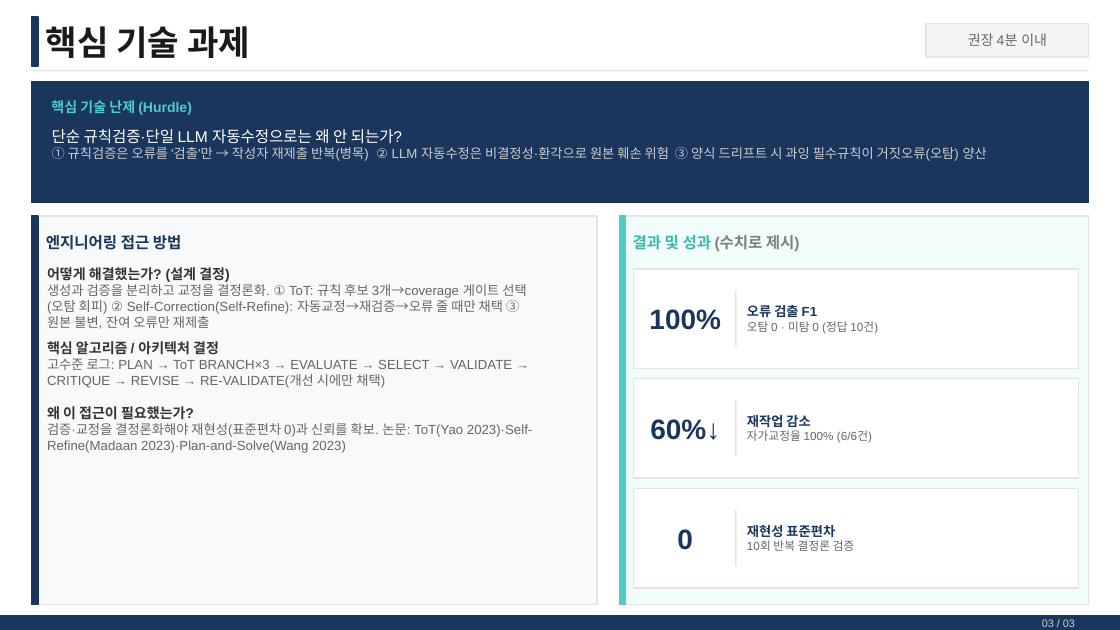
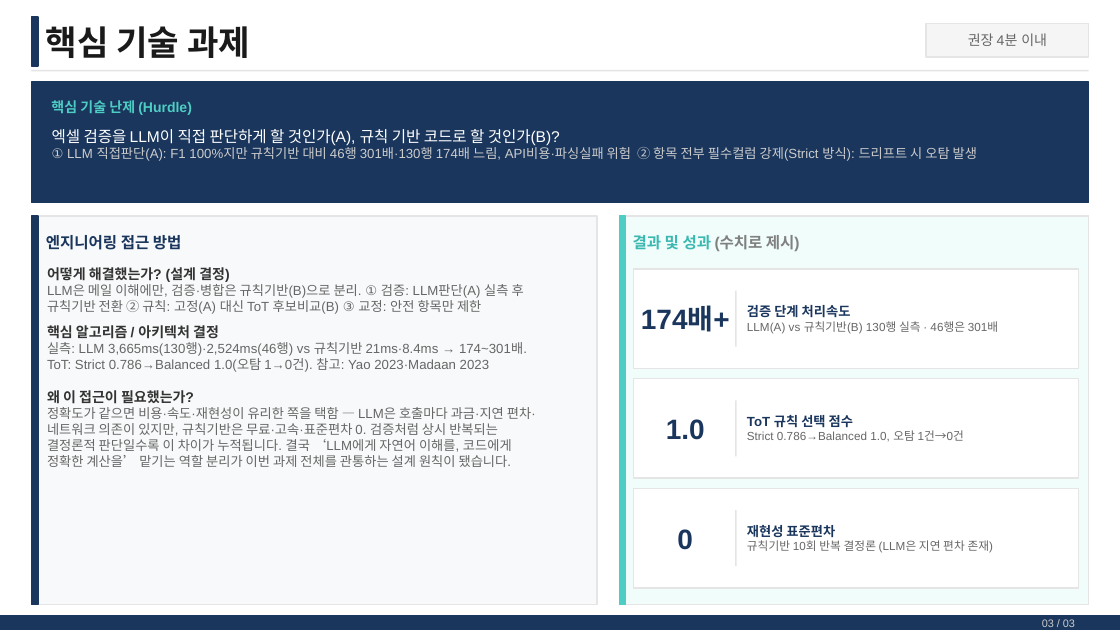
Before and after one commit to PinokioLee/smart-collect-assistant, a slide deck: slide 4 of presentation/AI_Master_최종발표_이형진_08079.pptx. Drawn at 1120x630 pixels with LibreOffice and Linux fonts; fonts in the diff are those of the drawing. Boxes give left, top, right and bottom in pixels: in the first picture for what was removed or moved away, otherwise in the second. Text is boxed around its words. In the diff, an @@ line names an element or a change of style, - is before the commit and + after.

```diff
--- a/presentation/AI_Master_최종발표_이형진_08079.pptx
+++ b/presentation/AI_Master_최종발표_이형진_08079.pptx
@@ text at bbox=[52, 129, 977, 161]: text changed @@
-단순 규칙검증·단일 LLM 자동수정으로는 왜 안 되는가?
-① 규칙검증은 오류를 '검출'만 → 작성자 재제출 반복(병목) ② LLM 자동수정은 비결정성·환각으로 원본 훼손 위험 ③ 양식 드리프트 시 과잉 필수규칙이 거짓오류(오탐) 양산
+엑셀 검증을 LLM이 직접 판단하게 할 것인가(A), 규칙 기반 코드로 할 것인가(B)?
+① LLM 직접판단(A): F1 100%지만 규칙기반 대비 46행 301배·130행 174배 느림, API비용·파싱실패 위험 ② 항목 전부 필수컬럼 강제(Strict 방식): 드리프트 시 오탐 발생
@@ text at bbox=[47, 281, 524, 314]: text changed @@
-생성과 검증을 분리하고 교정을 결정론화. ① ToT: 규칙 후보 3개→coverage 게이트 선택(오탐 회피) ② Self-Correction(Self-Refine): 자동교정→재검증→오류 줄 때만 채택 ③ 원본 불변, 잔여 오류만 재제출
+LLM은 메일 이해에만, 검증·병합은 규칙기반(B)으로 분리. ① 검증: LLM판단(A) 실측 후 규칙기반 전환 ② 규칙: 고정(A) 대신 ToT 후보비교(B) ③ 교정: 안전 항목만 제한
@@ text at bbox=[641, 308, 730, 332]: text changed @@
-100%
+174배+
@@ text at bbox=[747, 305, 998, 334]: text changed @@
-오류 검출 F1
-오탐 0 · 미탐 0 (정답 10건)
+검증 단계 처리속도
+LLM(A) vs 규칙기반(B) 130행 실측 · 46행은 301배
@@ text at bbox=[47, 342, 527, 372]: text changed @@
-고수준 로그: PLAN → ToT BRANCH×3 → EVALUATE → SELECT → VALIDATE → CRITIQUE → REVISE → RE-VALIDATE(개선 시에만 채택)
+실측: LLM 3,665ms(130행)·2,524ms(46행) vs 규칙기반 21ms·8.4ms → 174~301배. ToT: Strict 0.786→Balanced 1.0(오탐 1→0건). 참고: Yao 2023·Madaan 2023
@@ text at bbox=[47, 407, 536, 467]: text changed @@
-검증·교정을 결정론화해야 재현성(표준편차 0)과 신뢰를 확보. 논문: ToT(Yao 2023)·Self-Refine(Madaan 2023)·Plan-and-Solve(Wang 2023)
+정확도가 같으면 비용·속도·재현성이 유리한 쪽을 택함 — LLM은 호출마다 과금·지연 편차·네트워크 의존이 있지만, 규칙기반은 무료·고속·표준편차 0. 검증처럼 상시 반복되는 결정론적 판단일수록 이 차이가 누적됩니다. 결국 ‘LLM에게 자연어 이해를, 코드에게 정확한 계산을’ 맡기는 역할 분리가 이번 과제 전체를 관통하는 설계 원칙이 됐습니다.
@@ text at bbox=[666, 419, 705, 440]: text changed @@
-60%↓
+1.0
@@ text at bbox=[747, 415, 964, 441]: text changed @@
-재작업 감소
-자가교정율 100% (6/6건)
+ToT 규칙 선택 점수
+Strict 0.786→Balanced 1.0, 오탐 1건→0건
@@ text at bbox=[747, 540, 994, 553]: text changed @@
-10회 반복 결정론 검증
+규칙기반 10회 반복 결정론 (LLM은 지연 편차 존재)
```
Also in this commit, not shown: 2 other slides changed, 4 other files.
